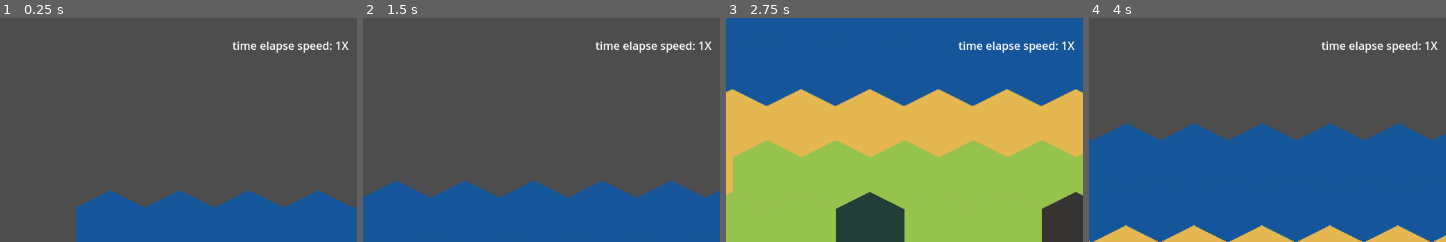
Above: before the commit, frames 1-4 (left to right).
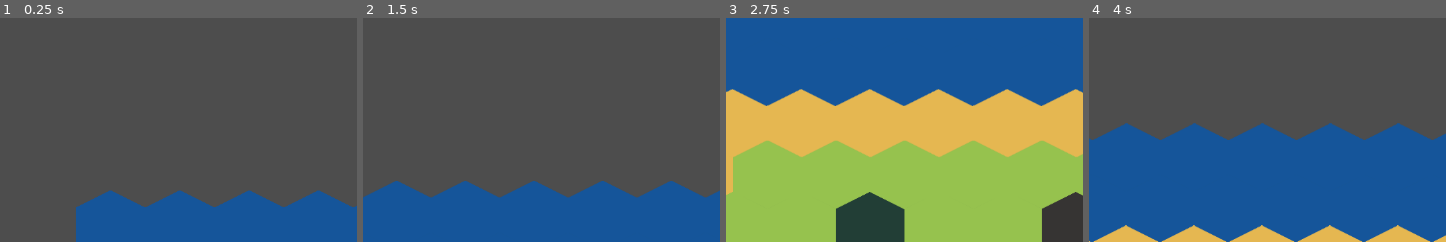
Above: after the commit, the same moments.

Repository: Z-Puyu/project-archaetech
Game: Godot game, scene res://common/world.tscn
Two runs of this game, one before a commit and one after it. Both use one fixed random seed, a clock stepped at 60 frames per second and the inputs below.
Inputs (mouse positions are % of the whole screen's width and height, from its top left):
- Up to frame 1 (0.25 s): no input
- Up to frame 2 (1.5 s): tap Enter at 0.5 s; move the mouse to (69, 45) at 0.52 s; hold Right (ui_right) 0.53-1.28 s; hold Mouse wheel down (wheel_down) 0.53-1.28 s; click (69, 45) at 0.67 s; tap Space (ui_select) at 0.77 s; move the mouse to (22, 55) at 1.27 s; hold Down (ui_down) from 1.28 s (still down); tap Mouse wheel up (wheel_up) at 1.35 s
- Up to frame 3 (2.75 s): tap Space (ui_select) at 1.52 s; move the mouse to (55, 28) at 2.02 s; release Down (ui_down) at 2.03 s; hold Right (ui_right) from 2.03 s (still down); hold Shift from 2.03 s (still down)
- Up to frame 4 (4 s): move the mouse to (39, 70) at 2.77 s; release Right (ui_right) at 2.78 s; release Shift at 2.78 s; hold Up (ui_up) 2.78-3.53 s; tap Mouse wheel down (wheel_down) at 2.85 s; click (39, 70) at 2.92 s; tap Space (ui_select) at 3.02, 3.77 s; move the mouse to (78, 65) at 3.52 s; hold Left (ui_left) from 3.53 s (still down); hold Mouse wheel up (wheel_up) from 3.53 s (still down)
The pictures show only the part of the screen within x 29-79%, y 0-50%; the shares and areas given below are measured in that part.

The runs differ from the first frame. In frame 1, 0.7% of the frame differs, in the area x 64-98%, y 10-16%; in frame 2, 0.7%; in frame 3, 0.7%; in frame 4, 0.7%.

Commit message:
Remove outdated files

Diff:
--- a/common/WorldTimer.gd
+++ /dev/null
@@ -1,15 +0,0 @@
-extends Timer
-
-var config: Dictionary = {}
-var speed_level: int = 1
-@onready var debugger: Label = $"../UILayer/ForDebug"
-
-func _ready() -> void:
-	var config = FileAccess.open("res://assets/game-data/GlobalTimerConfig.json", FileAccess.READ)
-	self.config = JSON.parse_string(config.get_as_text())
-	self.speed_level = 1
-	self.start(self.config["time_elapse_1"]["value"])
-	self.paused = true
-
-func _process(delta):
-	pass
--- a/interface/ForDebug.gd
+++ /dev/null
@@ -1,10 +0,0 @@
-extends Label
-
-var msg: String = "";
-var t_speed: int = 1;
-
-func _process(delta) -> void:
-	self.print_msg();
-
-func print_msg() -> void:
-	self.text = str(self.msg, "     time elapse speed: ", self.t_speed, "X");
--- a/interface/InGameUI.tscn
+++ b/interface/InGameUI.tscn
@@ -2,7 +2,6 @@
 
 [ext_resource type="Script" path="res://interface/UI.gd" id="1_lp3ec"]
 [ext_resource type="Script" path="res://interface/Calendar.gd" id="2_gkfkx"]
-[ext_resource type="Script" path="res://interface/ForDebug.gd" id="3_dqsj8"]
 
 [node name="InGameUI" type="Control"]
 layout_mode = 3
@@ -28,15 +27,3 @@
 text = "2023/9/27"
 script = ExtResource("2_gkfkx")
 metadata/_edit_use_anchors_ = true
-
-[node name="ForDebug" type="Label" parent="UILayer"]
-anchors_preset = 1
-anchor_left = 1.0
-anchor_right = 1.0
-offset_left = -403.0
-offset_top = 28.0
-offset_right = -232.0
-offset_bottom = 54.0
-grow_horizontal = 0
-text = "Time elapse speed: 1X"
-script = ExtResource("3_dqsj8")
